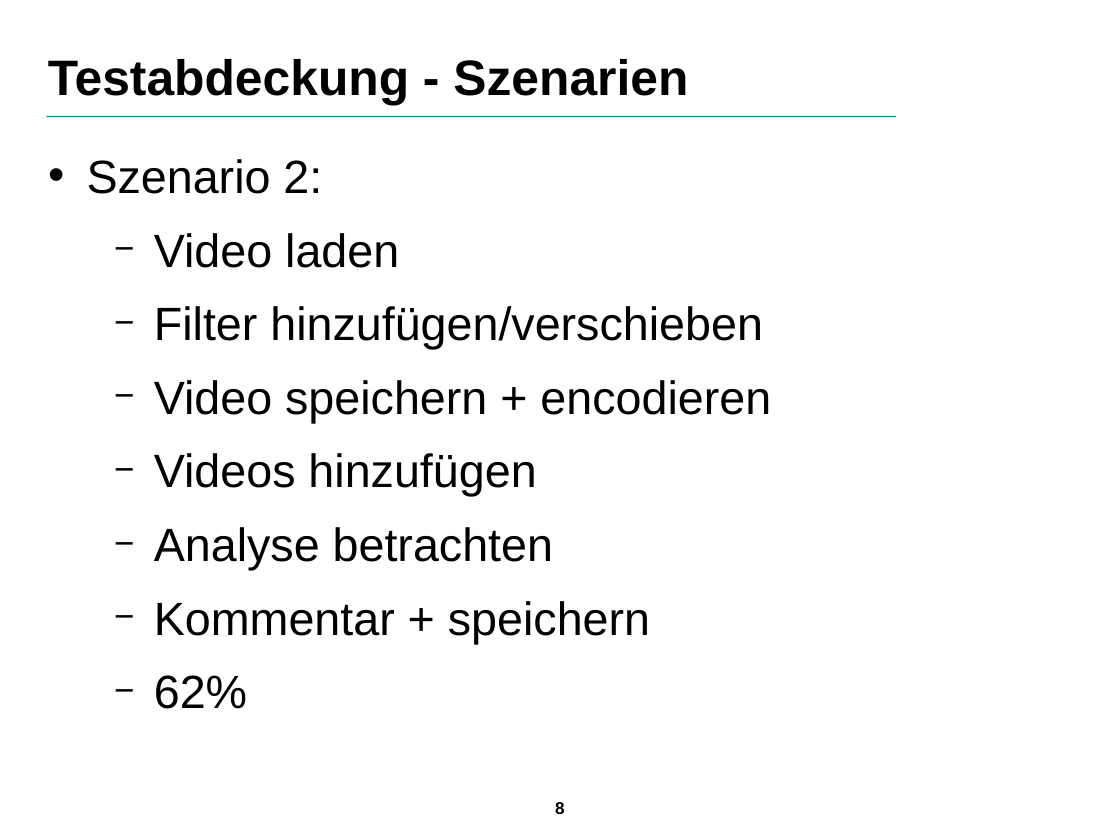
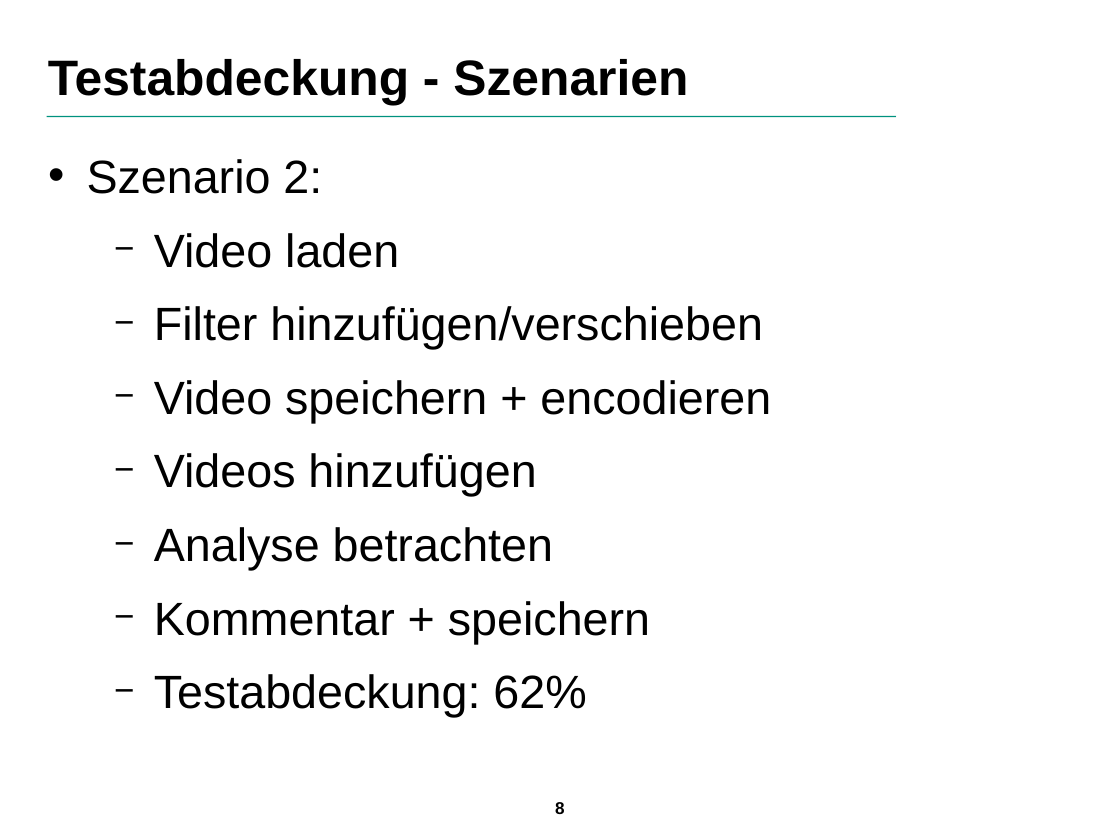
Before and after one commit to SuppenGeist/pse-ws1516-videoencoder-ta, a slide deck: slide 8 of Qualitätssicherung/Präsentation/Praesentation.odp. Drawn at 1120x840 pixels with LibreOffice and Linux fonts; fonts in the diff are those of the drawing; background and template pictures are left out. Boxes give left, top, right and bottom in pixels: in the first picture for what was removed or moved away, otherwise in the second. Text is boxed around its words. In the diff, an @@ line names an element or a change of style, - is before the commit and + after.

```diff
--- a/Qualitätssicherung/Präsentation/Praesentation.odp
+++ b/Qualitätssicherung/Präsentation/Praesentation.odp
@@ text at [154,674,586,718]: text changed @@
-  − 62%
+  − Testabdeckung: 62%
```
Also in this commit, not shown: 4 other slides changed, 1 slide added.
